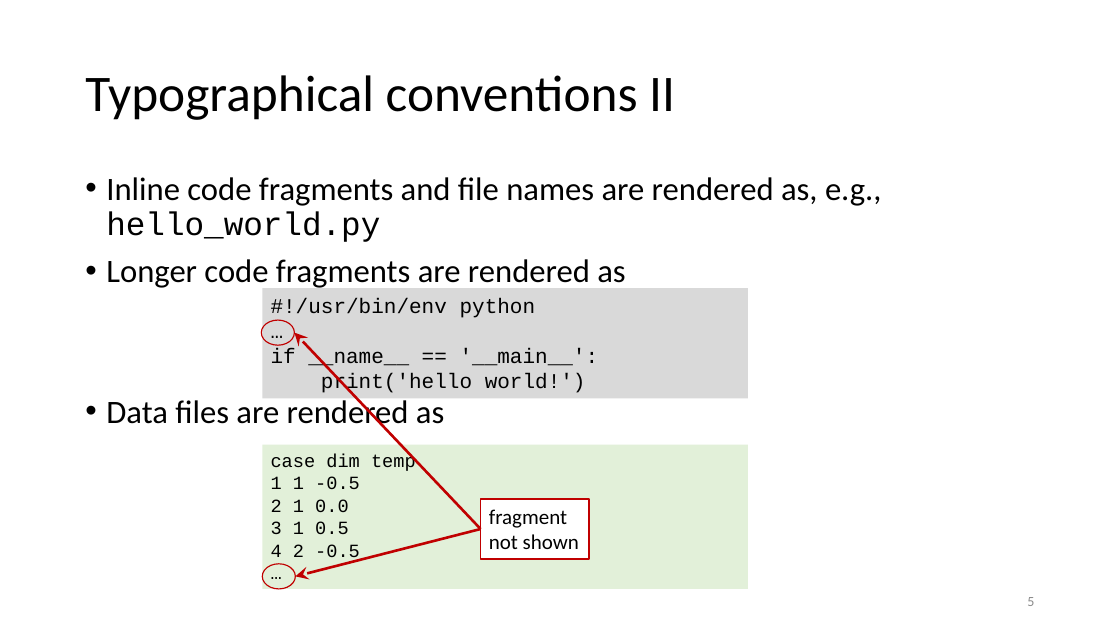
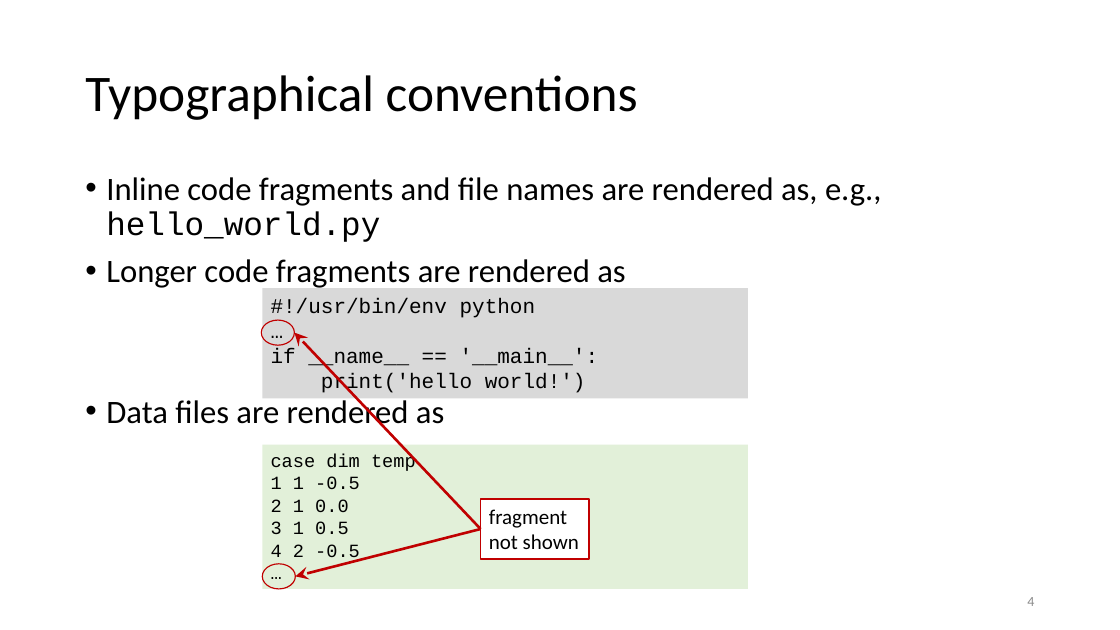
Before and after one commit to gjbex/Scientific-Python, a slide deck: slide 4 of scientific_python.pptx (slide 5 before the commit). Drawn at 1120x630 pixels with LibreOffice and Linux fonts; fonts in the diff are those of the drawing. Boxes give left, top, right and bottom in pixels: in the first picture for what was removed or moved away, otherwise in the second. Text is boxed around its words. In the diff, an @@ line names an element or a change of style, - is before the commit and + after.

Commit message:
Remove slide with unused typographical conventions

```diff
--- a/scientific_python.pptx
+++ b/scientific_python.pptx
@@ title at box(85, 75, 638, 120): text changed @@
-Typographical conventions II
+Typographical conventions
@@ page number at box(1027, 597, 1034, 606): text changed @@
-5
+4
```
Also in this commit, not shown: 1 slide removed.
